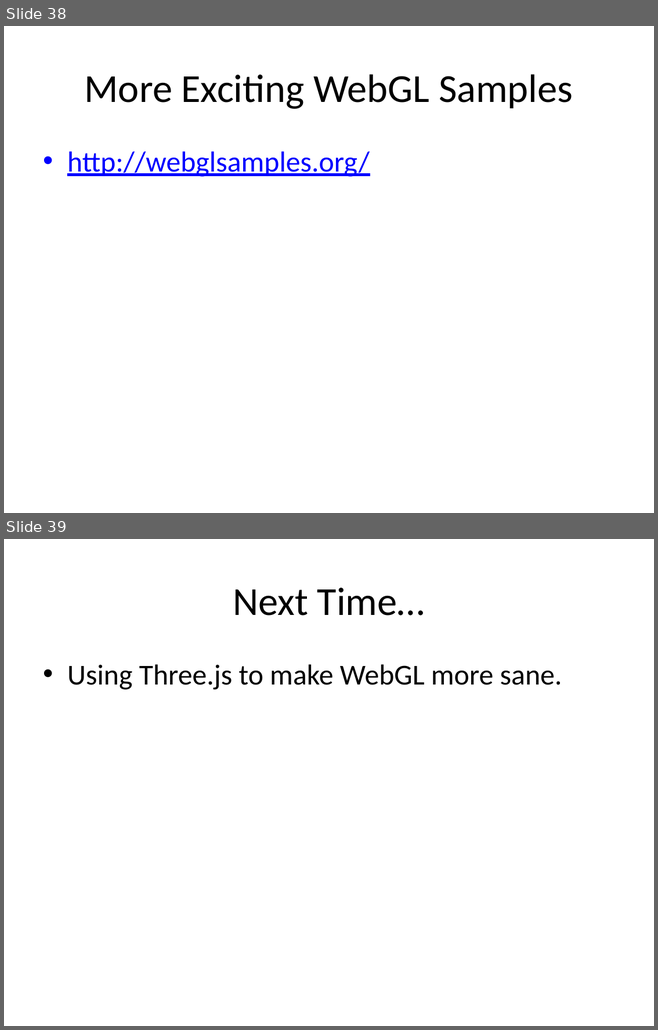
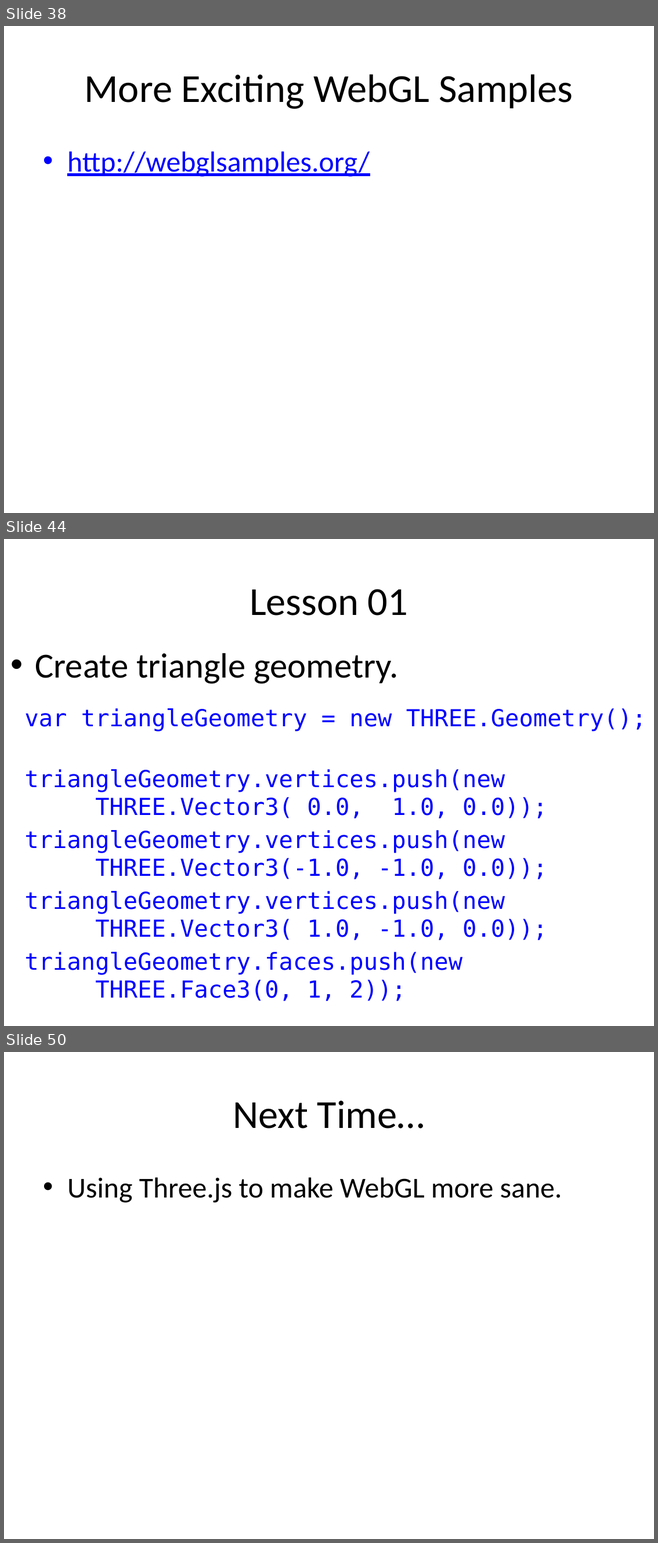
Before and after one commit to uva-graphics/webgl, a slide deck: slides.pptx. Shown one above the other, each under a label of ours: slides 38 and 39 before the commit, slides 38, 44 and 50 after it; the slides between them are not shown. The pictures are 658x1030 and 658x1543 pixels, drawn with LibreOffice and Linux fonts; fonts in the diff are those of the drawing. Boxes give left, top, right and bottom in pixels: in the first picture for what was removed or moved away, otherwise in the second. Text is boxed around its words. In the diff, an @@ line names an element or a change of style, - is before the commit and + after.

```diff
--- a/slides.pptx
+++ b/slides.pptx
@@ slide 44 added at [4, 539, 654, 1026], background #FFFFFF @@
@@ title added at [249, 589, 408, 616], 44 pt, text #000000 @@
+Lesson 01
@@ text added at [25, 653, 646, 975], 26 pt, text #0000FF @@
+• Create triangle geometry.
+var triangleGeometry = new THREE.Geometry();
+triangleGeometry.vertices.push(new
+THREE.Vector3( 0.0, 1.0, 0.0));
+triangleGeometry.vertices.push(new
+THREE.Vector3(-1.0, -1.0, 0.0));
+triangleGeometry.vertices.push(new
+THREE.Vector3( 1.0, -1.0, 0.0));
+triangleGeometry.faces.push(new
+THREE.Face3(0, 1, 2));
@@ what was slide 39 is now slide 50 @@
```
Also in this commit, not shown: 1 slide changed, 10 other slides added, 12 other files.
